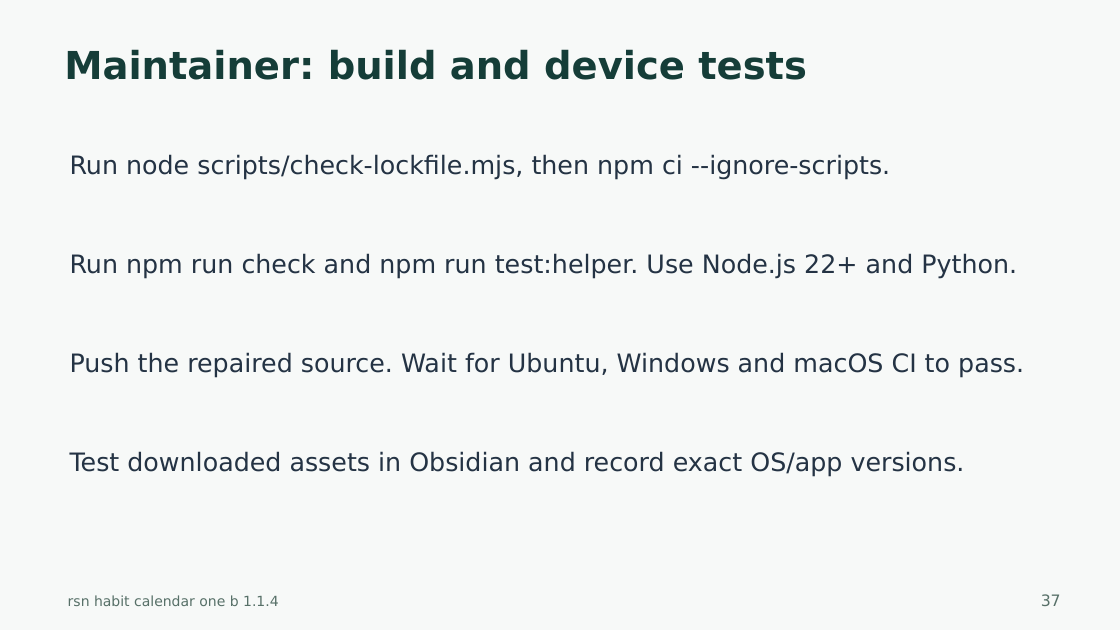
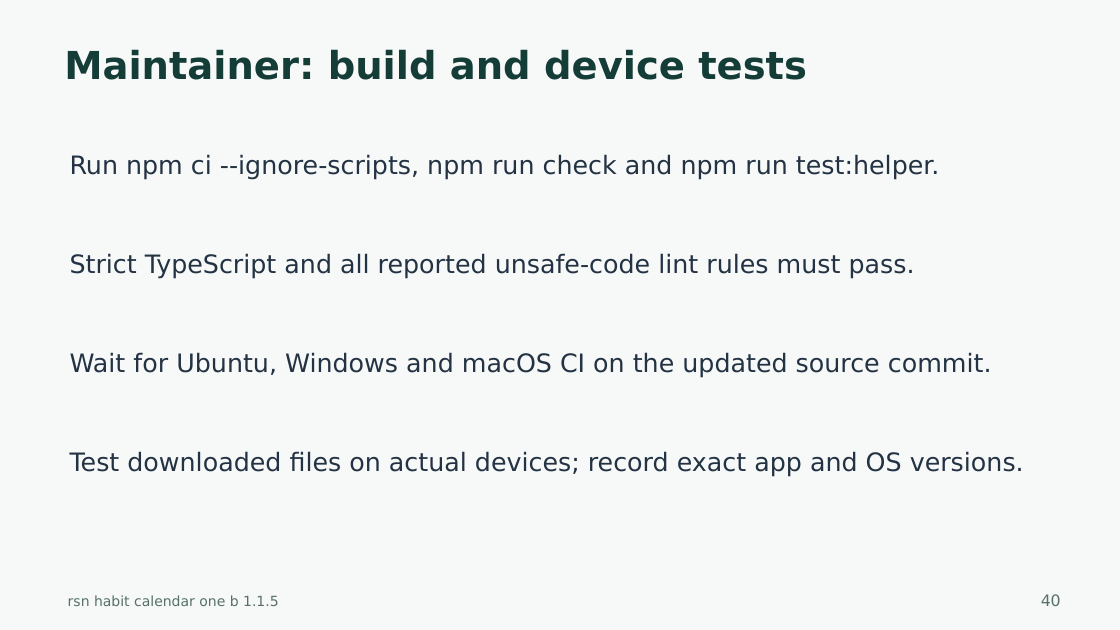
Before and after one commit to harharhari/rsn-habit-tracker-obsidian-plugin, a slide deck: slide 40 of docs/rsn-habit-calendar-one-b-tutorial.pptx (slide 37 before the commit). Drawn at 1120x630 pixels with LibreOffice and Linux fonts; fonts in the diff are those of the drawing. Boxes give left, top, right and bottom in pixels: in the first picture for what was removed or moved away, otherwise in the second. Text is boxed around its words. In the diff, an @@ line names an element or a change of style, - is before the commit and + after.

Commit message:
1. changes made as per obsidian report 2. *.ts files added to src directory 3. as on 2026-10-24

```diff
--- a/docs/rsn-habit-calendar-one-b-tutorial.pptx
+++ b/docs/rsn-habit-calendar-one-b-tutorial.pptx
@@ text at (70, 154, 940, 180): text changed @@
-Run node scripts/check-lockfile.mjs, then npm ci --ignore-scripts.
+Run npm ci --ignore-scripts, npm run check and npm run test:helper.
@@ text at (70, 253, 915, 279): text changed @@
-Run npm run check and npm run test:helper. Use Node.js 22+ and Python.
+Strict TypeScript and all reported unsafe-code lint rules must pass.
@@ text at (70, 352, 992, 378): text changed @@
-Push the repaired source. Wait for Ubuntu, Windows and macOS CI to pass.
+Wait for Ubuntu, Windows and macOS CI on the updated source commit.
@@ text at (70, 451, 1024, 477): text changed @@
-Test downloaded assets in Obsidian and record exact OS/app versions.
+Test downloaded files on actual devices; record exact app and OS versions.
@@ text at (68, 595, 279, 606): text changed @@
-rsn habit calendar one b 1.1.4
+rsn habit calendar one b 1.1.5
@@ text at (1041, 594, 1061, 606): text changed @@
-37
+40
```
Also in this commit, not shown: 35 other slides changed, 5 slides added, 2 slides removed, 41 other files.
